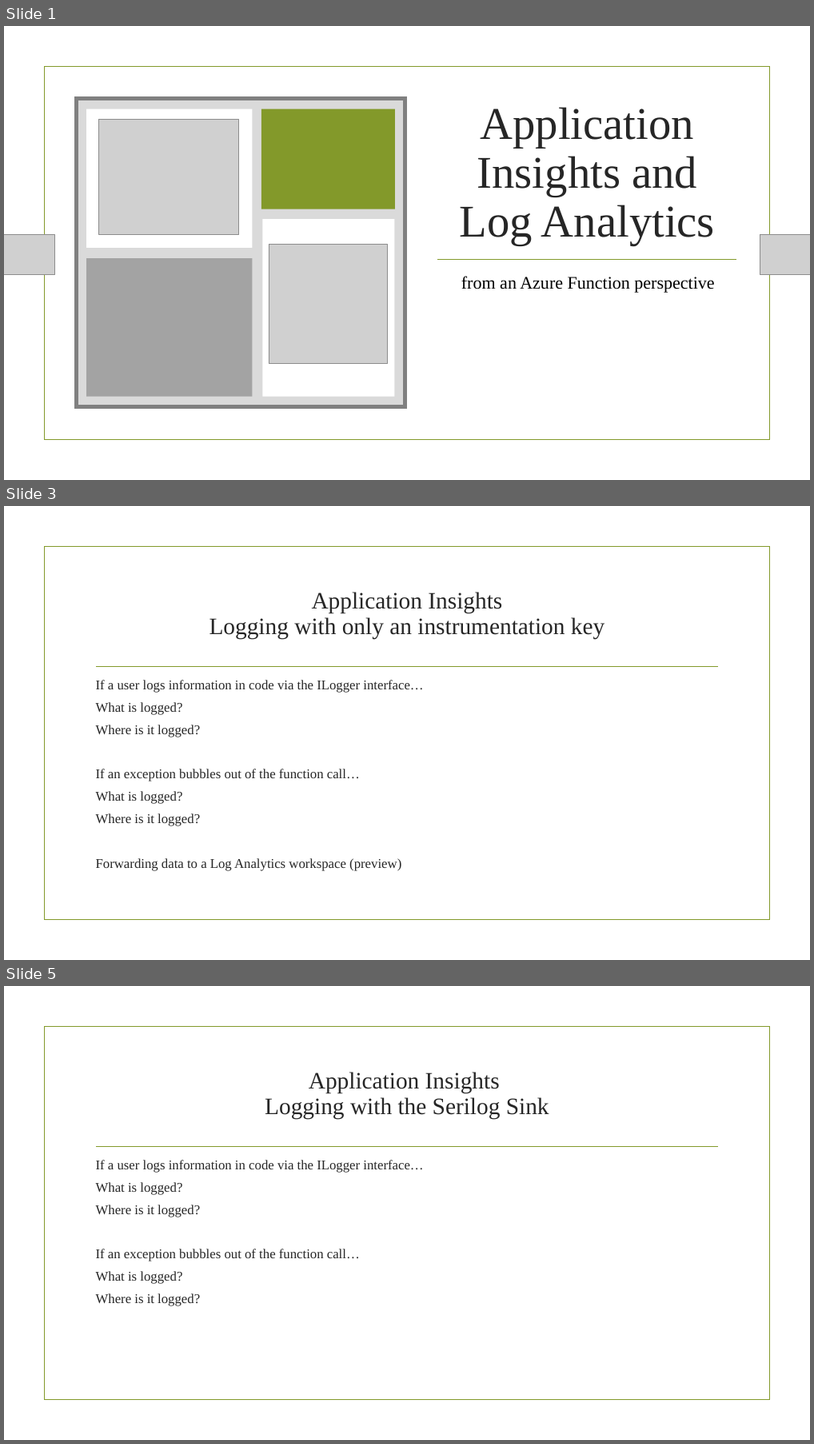
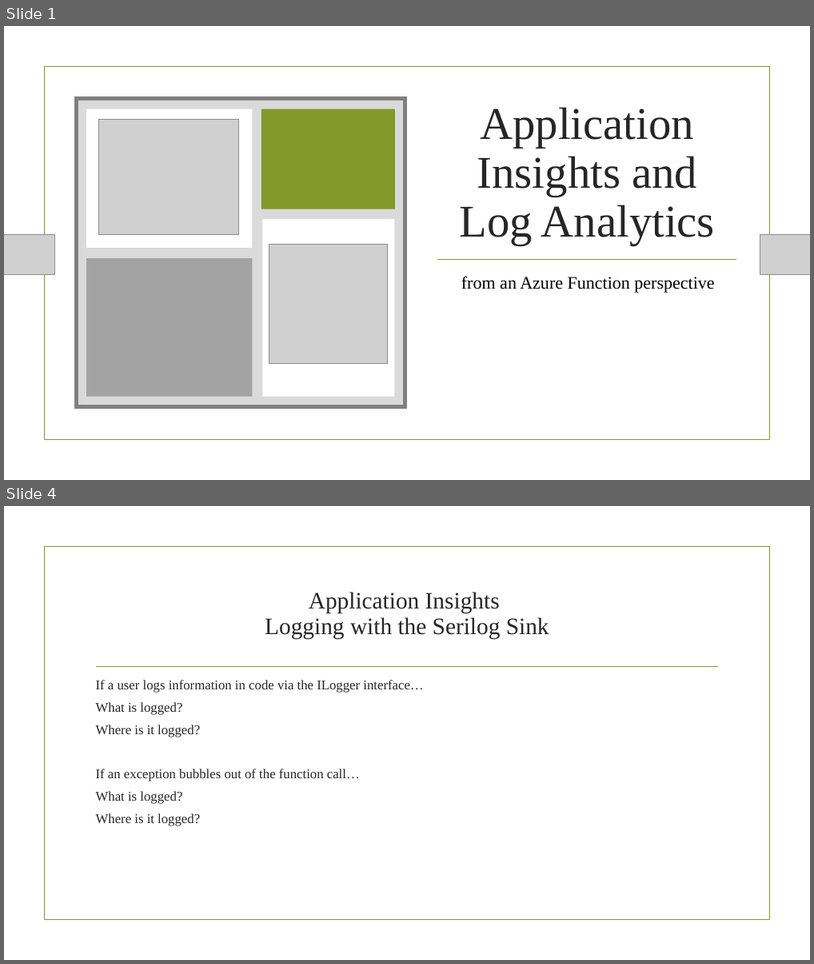
Before and after one commit to madcodemonkey/Azure.Monitor, a slide deck: AppInsights and Log Analytics.pptx. Shown one above the other, each under a label of ours: slides 1, 3 and 5 before the commit, slides 1 and 4 after it; the slides between them are not shown. The pictures are 814x1444 and 814x964 pixels, drawn with LibreOffice and Linux fonts; fonts in the diff are those of the drawing; grey boxes stand for pictures; background and template pictures are left out. Boxes give left, top, right and bottom in pixels: in the first picture for what was removed or moved away, otherwise in the second. Text is boxed around its words. In the diff, an @@ line names an element or a change of style, - is before the commit and + after.

```diff
--- a/AppInsights and Log Analytics.pptx
+++ b/AppInsights and Log Analytics.pptx
@@ slide 3 removed at [4,506,810,960], background picture (left out); not listed: 2 template elements that a slide beside it also shows @@
@@ title removed at [90,571,725,657] @@
-Application Insights
-Logging with only an instrumentation key
@@ text removed at [96,680,423,871] @@
-If a user logs information in code via the ILogger interface…
-What is logged?
-Where is it logged?
-If an exception bubbles out of the function call…
-What is logged?
-Where is it logged?
-Forwarding data to a Log Analytics workspace (preview)
@@ what was slide 5 is now slide 4 @@
```
Also in this commit, not shown: 2 slides changed, 20 other files.
